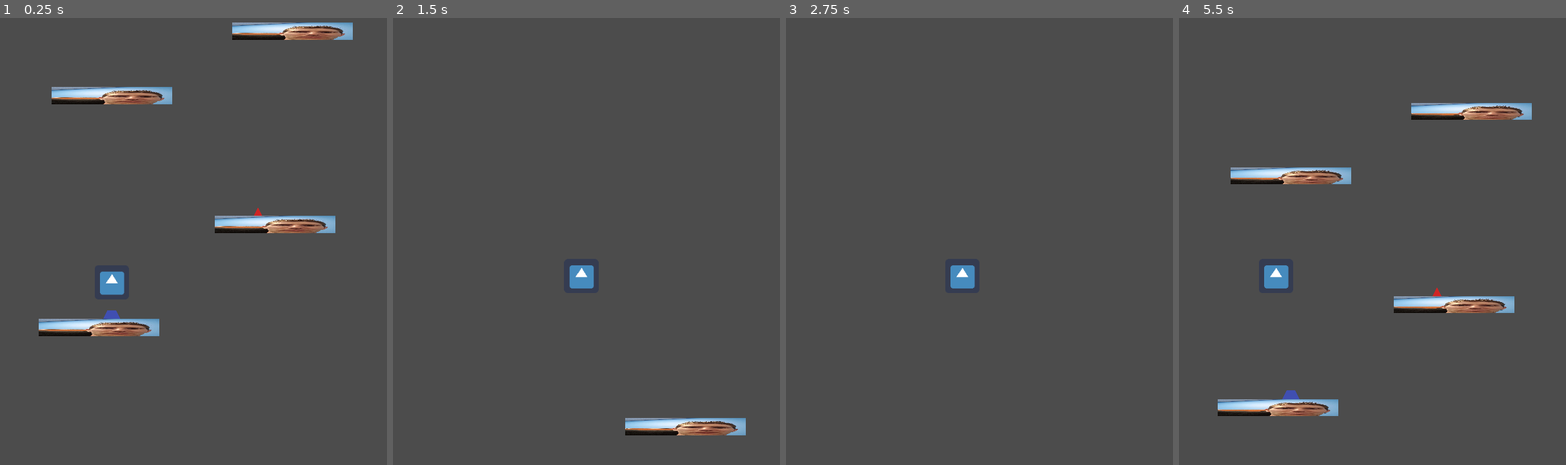
Above: before the commit, frames 1-4 (left to right).
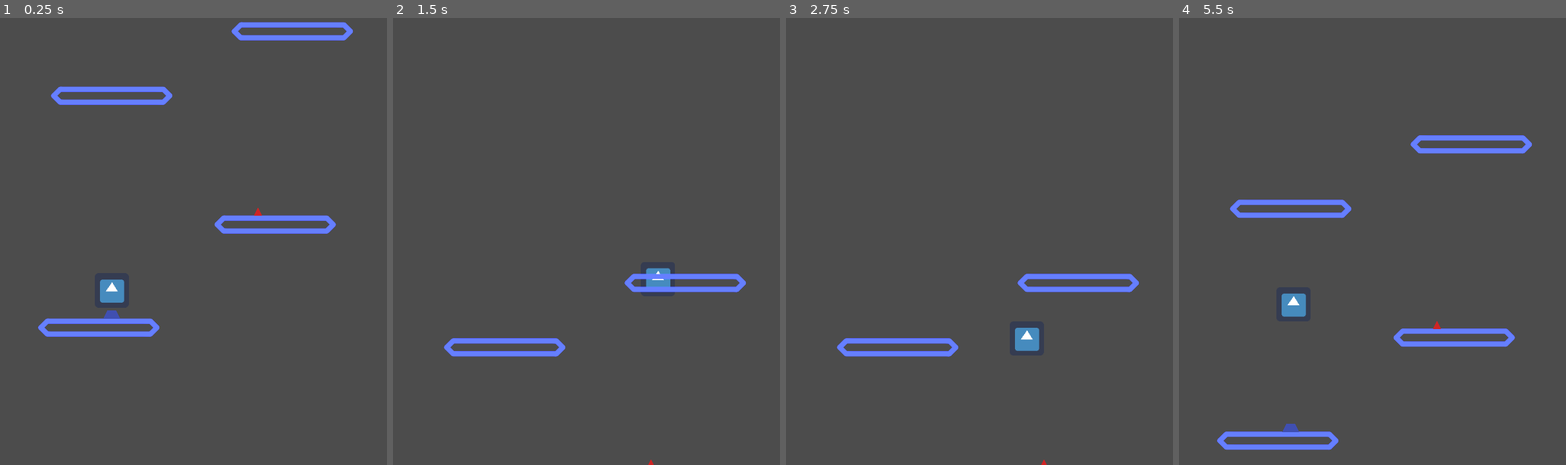
Above: after the commit, the same moments.

Repository: kdreese/GodotJump
Game: Godot game, scene res://states/Game/Game.tscn
Same seed, same stepped clock (60 frames per second), same inputs: the game is played once before the commit and once after it. The engine's default icon, where the game draws it, is replaced by a stand-in: a white triangle on a blue panel in a dark square.
Inputs:
- Up to frame 1 (0.25 s): no input
- Up to frame 2 (1.5 s): hold Right (move_right) from 0.53 s (still down)
- Up to frame 3 (2.75 s): release Right (move_right) at 2.03 s; hold Left (move_left) from 2.03 s (still down)
- Up to frame 4 (5.5 s): release Left (move_left) at 2.78 s; hold Right (move_right) 2.78-4.28 s; hold Left (move_left) 4.28-5.03 s; hold Right (move_right) from 5.03 s (still down)

The runs differ from the first frame. In frame 1, 5.4% of the frame differs, in the area x 9-92%, y 0-72%; in frame 2, 3.3%; in frame 3, 2.3%; in frame 4, 8.7%, in the area x 9-92%, y 19-97%.

Commit message:
Tweak physics values and update platform graphics

Diff:
--- a/objects/Jumper/Jumper.gd
+++ b/objects/Jumper/Jumper.gd
@@ -1,9 +1,10 @@
 extends KinematicBody2D
 
 
-const MOVE_SPEED = 150.0
-const GRAVITY := 350.0
-const BOUNCE_SPEED := -450.0
+const MOVE_SPEED = 300.0
+const GRAVITY := 800.0
+const BOUNCE_SPEED := -650.0
+const TERMINAL_VELOCITY := 1000.0
 const JETPACK_DURATION := 2.0
 const SPRING_SPEED := -900.0
 
@@ -30,6 +31,7 @@
 	_velocity.x = Input.get_axis("move_left", "move_right") * MOVE_SPEED
 	if jetpack_timer <= 0 :
 		_velocity.y += GRAVITY * delta
+		_velocity.y = min(_velocity.y, TERMINAL_VELOCITY)
 	else:
 		jetpack_timer -= delta
 	_velocity = move_and_slide(_velocity, Vector2.UP)
--- a/objects/Platform/Platform.tscn
+++ b/objects/Platform/Platform.tscn
@@ -1,6 +1,4 @@
-[gd_scene load_steps=3 format=2]
-
-[ext_resource path="res://objects/Platform/linus.jpg" type="Texture" id=1]
+[gd_scene load_steps=2 format=2]
 
 [sub_resource type="RectangleShape2D" id=1]
 extents = Vector2( 112, 16 )
@@ -12,6 +10,11 @@
 shape = SubResource( 1 )
 one_way_collision = true
 
-[node name="Sprite" type="Sprite" parent="."]
-scale = Vector2( 0.329412, 0.0470588 )
-texture = ExtResource( 1 )
+[node name="Line2D" type="Line2D" parent="."]
+points = PoolVector2Array( -108, 0, -96, -12, 96, -12, 108, 0, 96, 12, -96, 12, -108, 0 )
+width = 8.0
+default_color = Color( 0.4, 0.5, 2, 1 )
+joint_mode = 2
+begin_cap_mode = 2
+end_cap_mode = 2
+antialiased = true
Binary file removed: objects/Platform/linus.jpg
Not shown, removed: objects/Platform/linus.jpg.import
